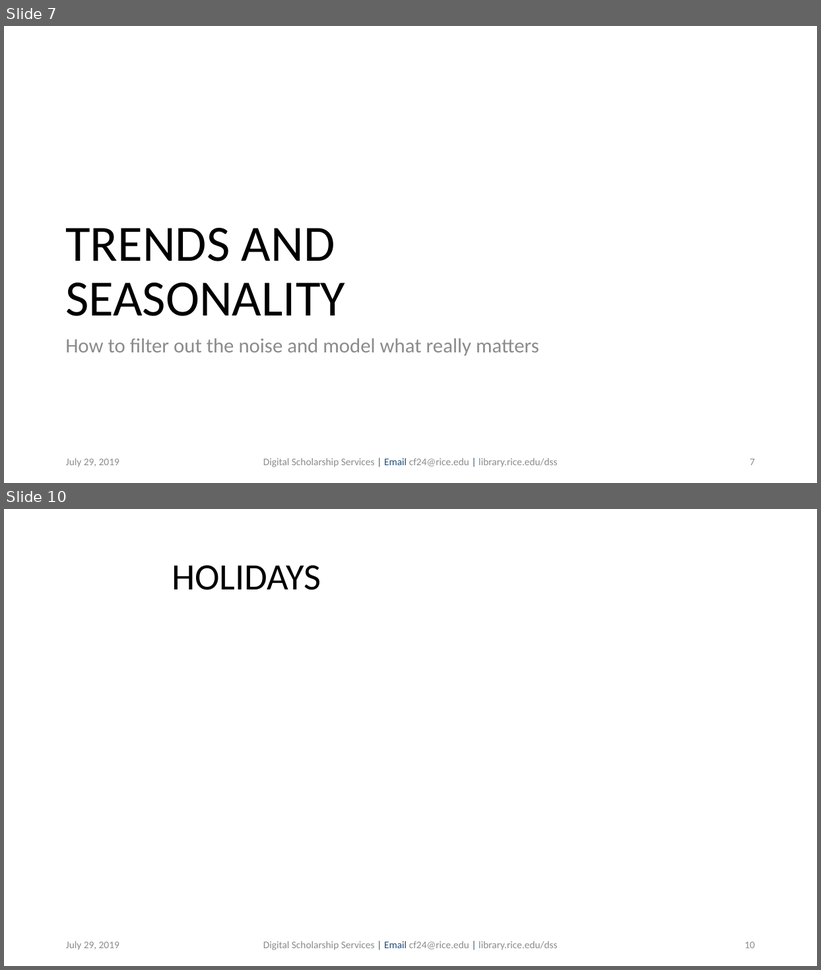
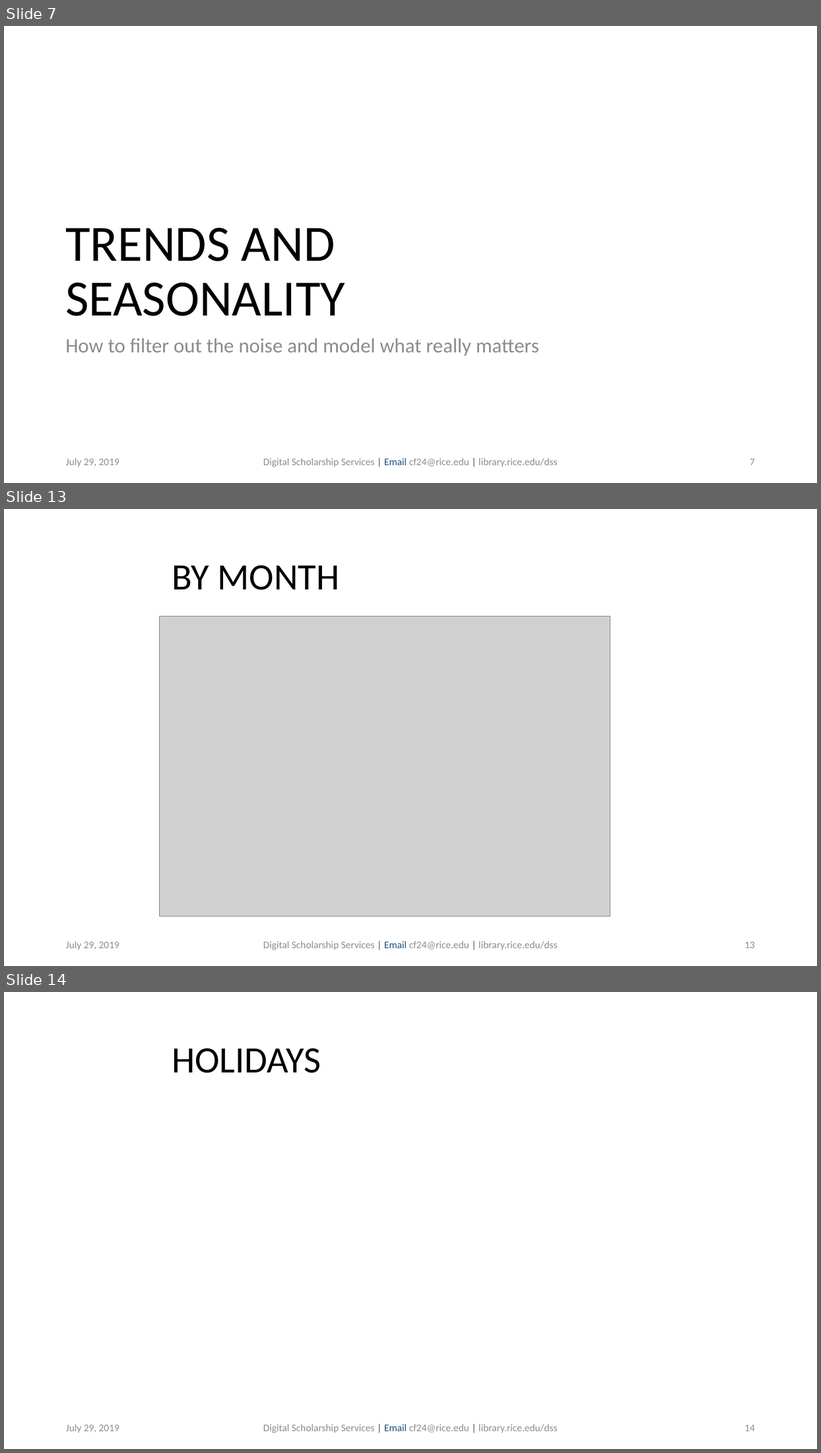
Before and after one commit to bakitybacon/rice-data-and-donuts, a slide deck: tsa/Introduction to Time Series Analysis.pptx. Shown one above the other, each under a label of ours: slides 7 and 10 before the commit, slides 7, 13 and 14 after it; the slides between them are not shown. The pictures are 821x970 and 821x1453 pixels, drawn with LibreOffice and Linux fonts; fonts in the diff are those of the drawing; grey boxes stand for pictures; background and template pictures are left out. Boxes give left, top, right and bottom in pixels: in the first picture for what was removed or moved away, otherwise in the second. Text is boxed around its words. In the diff, an @@ line names an element or a change of style, - is before the commit and + after.

```diff
--- a/tsa/Introduction to Time Series Analysis.pptx
+++ b/tsa/Introduction to Time Series Analysis.pptx
@@ slide 13 added at [4,509,817,966], background #FFFFFF @@
@@ title added at [172,565,339,590], 44 pt, text #000000 @@
+BY MONTH
@@ picture added at [160,617,611,917] @@
@@ text added at [66,941,120,951], 12 pt, text #8C8C8C @@
+July 29, 2019
@@ text added at [263,941,557,951], 12 pt, text #8C8C8C @@
+Digital Scholarship Services | Email cf24@rice.edu | library.rice.edu/dss
@@ page number added at [745,942,755,949], 12 pt, text #8C8C8C @@
+13
@@ what was slide 10 is now slide 14 @@
@@ page number at [745,1425,755,1432]: text changed @@
-10
+14
```
Also in this commit, not shown: 2 slides changed, 3 other slides added.
